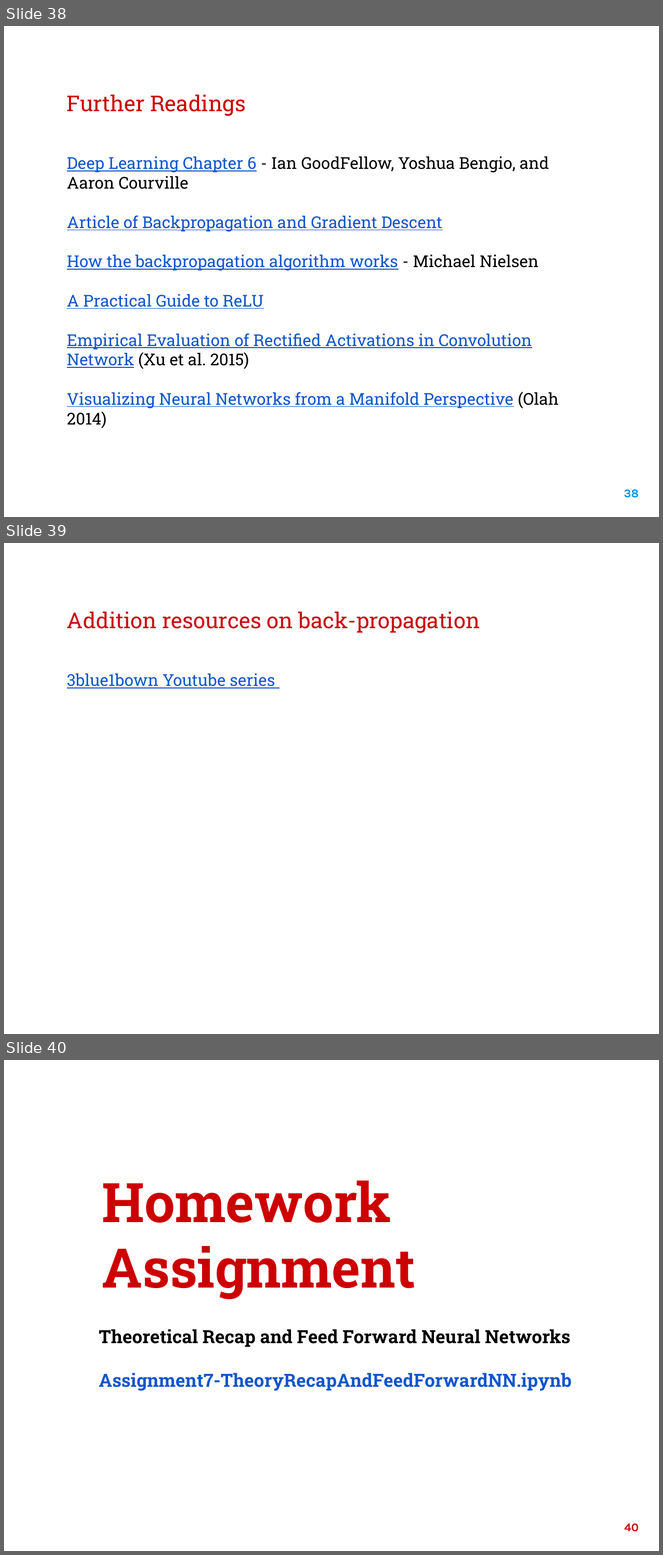
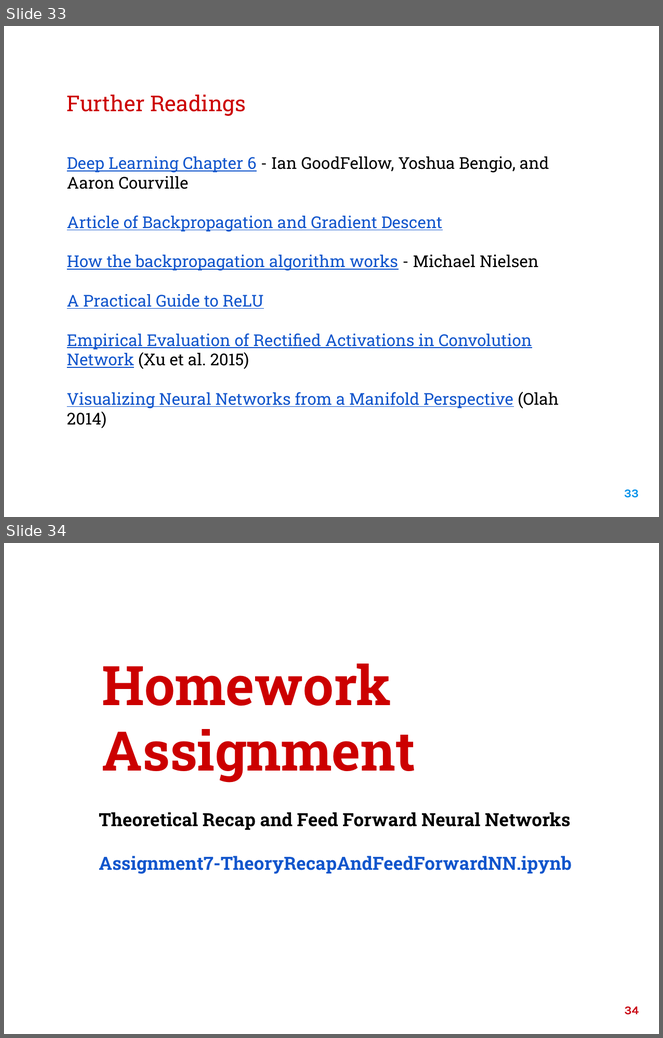
Before and after one commit to McGillAISociety/TechX, a slide deck: Lectures/Lecture7/Lecture 7_ Feedforward Neural Networks.pptx. Shown one above the other, each under a label of ours: slides 38, 39 and 40 before the commit, slides 33 and 34 after it. The pictures are 663x1555 and 663x1038 pixels, drawn with LibreOffice and Linux fonts; fonts in the diff are those of the drawing; background and template pictures are left out. Boxes give left, top, right and bottom in pixels: in the first picture for what was removed or moved away, otherwise in the second. Text is boxed around its words. In the diff, an @@ line names an element or a change of style, - is before the commit and + after.

```diff
--- a/Lectures/Lecture7/Lecture 7_ Feedforward Neural Networks.pptx
+++ b/Lectures/Lecture7/Lecture 7_ Feedforward Neural Networks.pptx
@@ slide 39 removed at [4, 543, 659, 1034], background picture (left out) @@
@@ title removed at [67, 612, 480, 633] @@
-Addition resources on back-propagation
@@ text removed at [67, 674, 275, 689] @@
-3blue1bown Youtube series
@@ what was slide 38 is now slide 33 @@
@@ page number at [624, 490, 639, 498]: text changed @@
-38
+33
@@ what was slide 40 is now slide 34 @@
@@ page number at [624, 1007, 639, 1015]: text changed @@
-40
+34
```
Also in this commit, not shown: 3 slides changed, 5 other slides removed.
